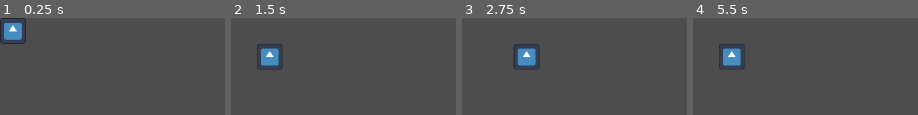
Above: before the commit, frames 1-4 (left to right).
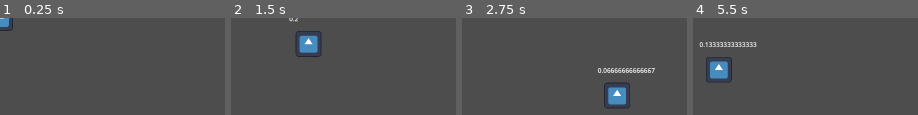
Above: after the commit, the same moments.

Repository: AirRice/LD54-Masterwork
Game: Godot game, scene res://Scenes/GridPlayer.tscn
Two runs of this game, one before a commit and one after it. Both use one fixed random seed, a clock stepped at 60 frames per second and the inputs below. The project has no main scene, so this scene is started directly. The engine's default icon, where the game draws it, is replaced by a stand-in: a white triangle on a blue panel in a dark square.
Inputs:
- Up to frame 1 (0.25 s): no input
- Up to frame 2 (1.5 s): tap Enter at 0.5 s; hold D (right) 0.53-1.28 s; hold S (down) from 1.28 s (still down)
- Up to frame 3 (2.75 s): release S (down) at 2.03 s; hold D (right) from 2.03 s (still down)
- Up to frame 4 (5.5 s): release D (right) at 2.78 s; hold W (up) 2.78-3.53 s; hold A (left) 3.53-5.03 s; hold S (down) from 5.03 s (still down)

The runs differ from the first frame. In frame 1, 2.0% of the frame differs, in the area x 0-12%, y 0-27%; in frame 2, 3.8%; in frame 3, 4.7%, in the area x 23-86%, y 26-93%; in frame 4, 4.2%.

Commit message:
Update movement code (grid-based)

Diff:
--- a/Scenes/GridPlayer.tscn
+++ b/Scenes/GridPlayer.tscn
@@ -1,11 +1,11 @@
 [gd_scene load_steps=4 format=3 uid="uid://botv6rd6w1tto"]
 
-[ext_resource type="Script" path="res://Scripts/PlayerCharacterBody.gd" id="1_e7qrl"]
+[ext_resource type="Script" path="res://Scripts/GridPlayerBody.gd" id="1_cki4f"]
 [ext_resource type="Texture2D" uid="uid://24d6456hmacl" path="res://icon.svg" id="2_0ttpx"]
 [ext_resource type="Shape2D" uid="uid://bw0n4gfgs35mu" path="res://Other/char_collision.tres" id="3_3cdbk"]
 
 [node name="PlayerCharacter" type="Area2D"]
-script = ExtResource("1_e7qrl")
+script = ExtResource("1_cki4f")
 
 [node name="Sprite2D" type="Sprite2D" parent="."]
 scale = Vector2(0.5, 0.5)
@@ -15,3 +15,9 @@
 shape = ExtResource("3_3cdbk")
 
 [node name="RayCast2D" type="RayCast2D" parent="."]
+
+[node name="Label" type="Label" parent="."]
+offset_left = -48.0
+offset_top = -74.0
+offset_right = 48.0
+offset_bottom = -36.0
--- /dev/null
+++ b/Scripts/GridPlayerBody.gd
@@ -0,0 +1,51 @@
+extends Area2D
+
+var tile_size = 64
+var move_delay = 0.3
+var anim_speed = 5
+var inputs = {"right": Vector2.RIGHT,
+		"left": Vector2.LEFT,
+		"up": Vector2.UP,
+		"down": Vector2.DOWN,
+		"none": Vector2.ZERO}
+
+var moving := false
+var move_current_dir = "none"
+var delta_time = 0
+# Called when the node enters the scene tree for the first time.
+#func _ready():
+	# position = position.snapped(Vector2.ONE * tile_size)
+
+func _unhandled_input(event: InputEvent):
+	var multi_pressed = 0
+	var movedir = "none"
+	# add 1 every time an input is pressed, if larger than 1 don't do anything.
+	for dir in inputs.keys():
+		if multi_pressed > 1:
+			return
+		if Input.is_action_just_pressed(dir):
+			multi_pressed += 1
+			movedir = dir
+	if multi_pressed == 1:
+		start_moving(movedir)
+
+func start_moving(action):
+	move_player(inputs[action] * tile_size)
+	moving = true
+	delta_time = 0
+	move_current_dir = action
+
+func move_player(rel_position):
+	position += rel_position
+
+func _process(delta):
+	if moving:
+		if Input.is_action_pressed(move_current_dir):
+			delta_time += delta
+			$Label.text = str(delta_time)
+			if delta_time > move_delay:
+				move_player(inputs[move_current_dir] * tile_size)
+				delta_time = 0
+		else:
+			moving = false
+			move_current_dir = "none"
--- a/project.godot
+++ b/project.godot
@@ -45,6 +45,10 @@
 "events": [Object(InputEventKey,"resource_local_to_scene":false,"resource_name":"","device":-1,"window_id":0,"alt_pressed":false,"shift_pressed":false,"ctrl_pressed":false,"meta_pressed":false,"pressed":false,"keycode":0,"physical_keycode":65,"key_label":0,"unicode":97,"echo":false,"script":null)
 ]
 }
+none={
+"deadzone": 0.5,
+"events": []
+}
 
 [rendering]
 
